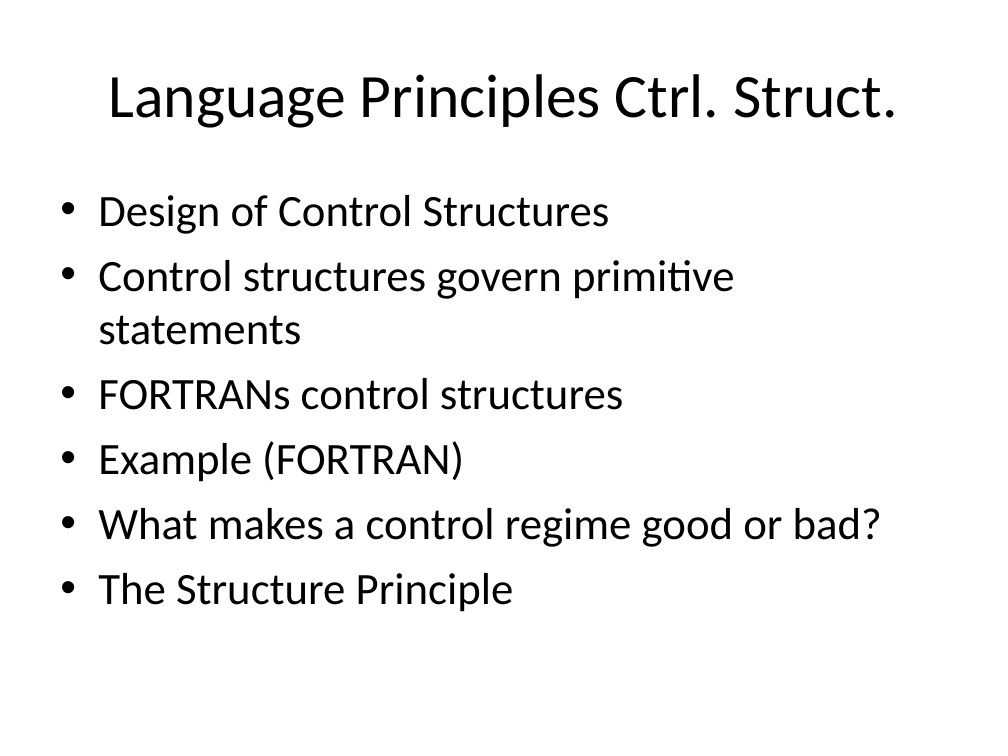
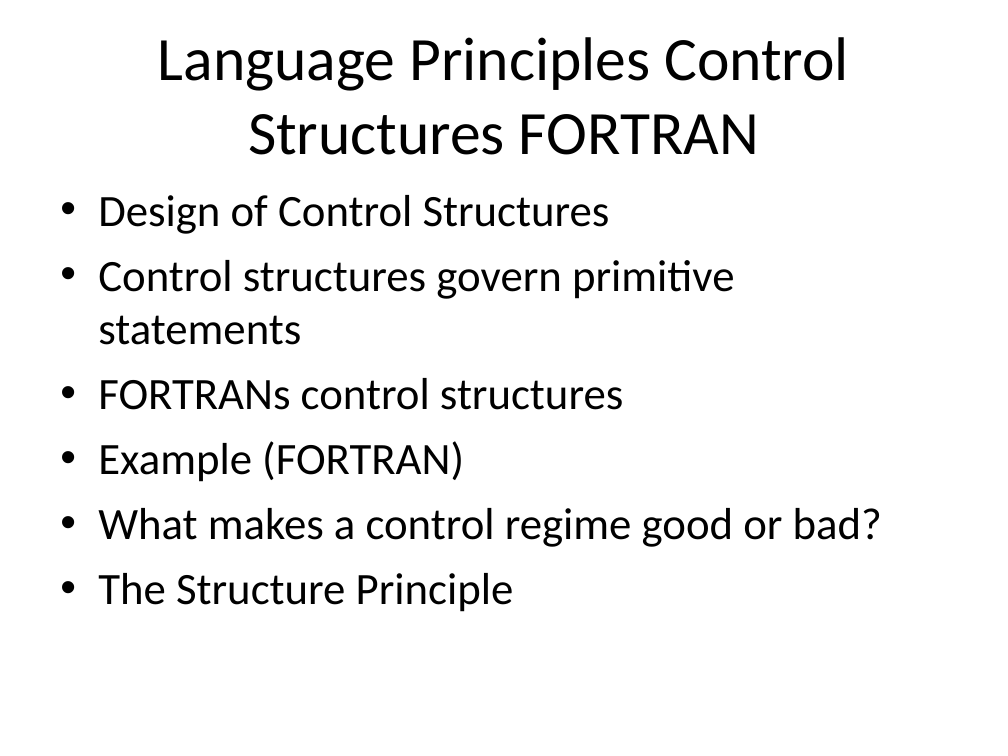
Before and after one commit to isurup/kalle-martin-group, a slide deck: slide 2 of SSE2/slides/4 Language.ppt. Drawn at 1008x756 pixels with LibreOffice and Linux fonts; fonts in the diff are those of the drawing. Boxes give left, top, right and bottom in pixels: in the first picture for what was removed or moved away, otherwise in the second. Text is boxed around its words. In the diff, an @@ line names an element or a change of style, - is before the commit and + after.

```diff
--- a/SSE2/slides/4 Language.ppt
+++ b/SSE2/slides/4 Language.ppt
@@ title at <box>158,37,849,155</box>: text changed @@
-Language Principles Ctrl. Struct.
+Language Principles Control Structures FORTRAN
```
Also in this commit, not shown: 2 slides added, 1 slide removed.
